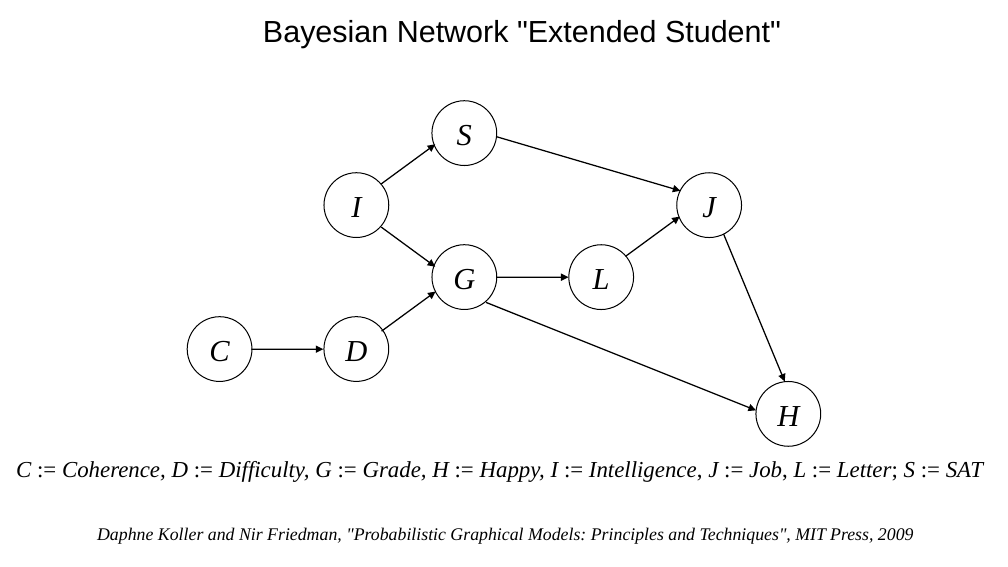
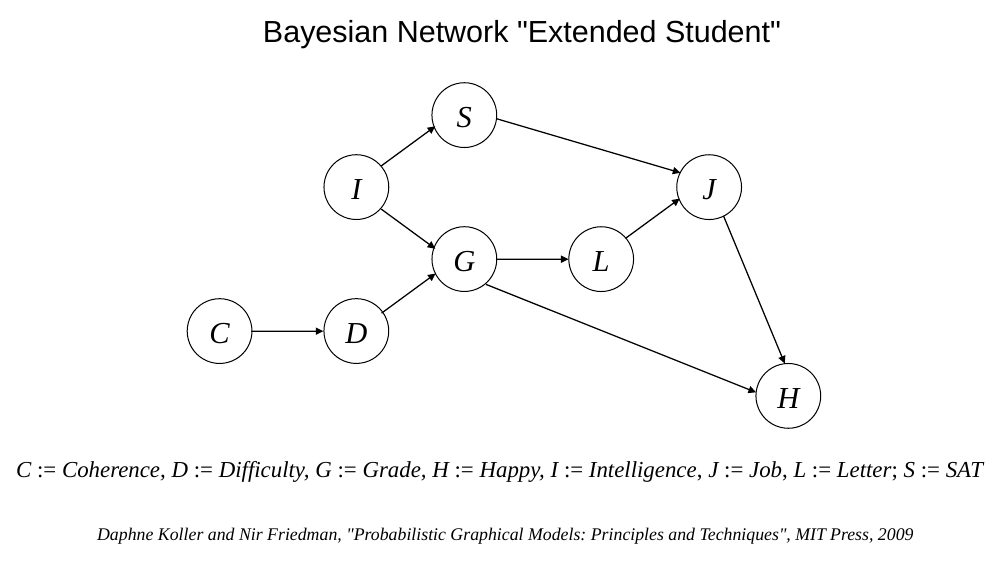
Before and after one commit to ax-va/Project-BayesianPy, a slide deck: slide 1 of models/factor_graphs/extended_student.odp. Drawn at 1008x567 pixels with LibreOffice and Linux fonts; fonts in the diff are those of the drawing. Boxes give left, top, right and bottom in pixels: in the first picture for what was removed or moved away, otherwise in the second. Text is boxed around its words. In the diff, an @@ line names an element or a change of style, - is before the commit and + after.

```diff
--- a/models/factor_graphs/extended_student.odp
+++ b/models/factor_graphs/extended_student.odp
@@ 9 arrows, 5 ellipses: place and size @@
-9 arrows, 5 ellipses at [252, 101, 785, 411]
+9 arrows, 5 ellipses at [252, 83, 785, 392]
@@ 3 ellipses: place and size @@
-3 ellipses at [188, 316, 821, 446]
+3 ellipses at [188, 299, 821, 429]
```
Also in this commit, not shown: 1 other file.
